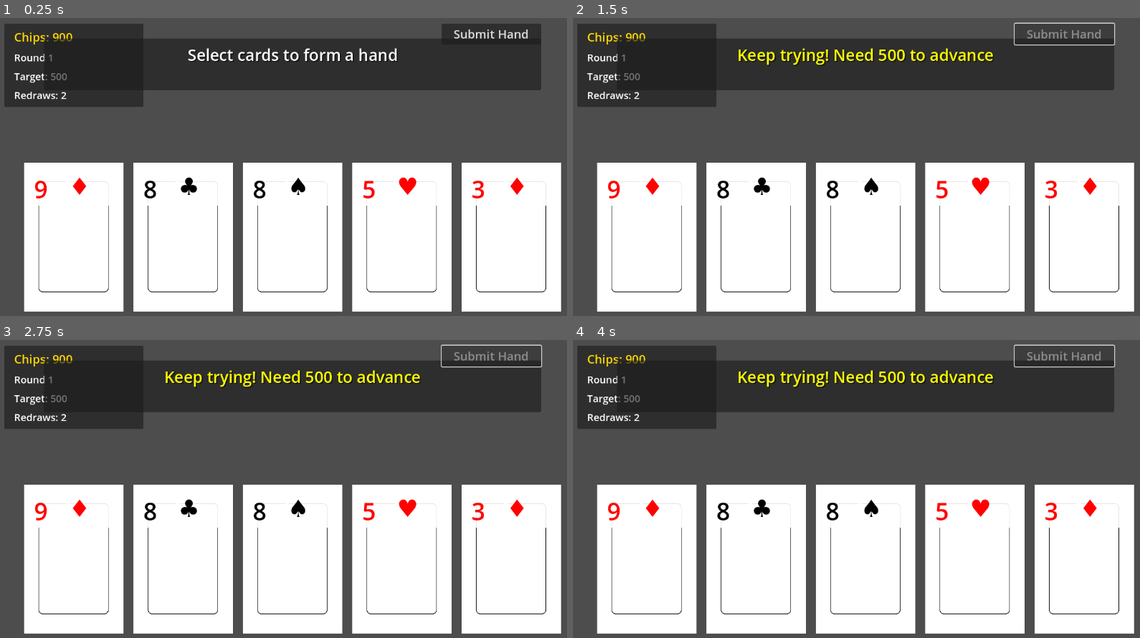
Above: before the commit, frames 1-4 (two rows, left to right).
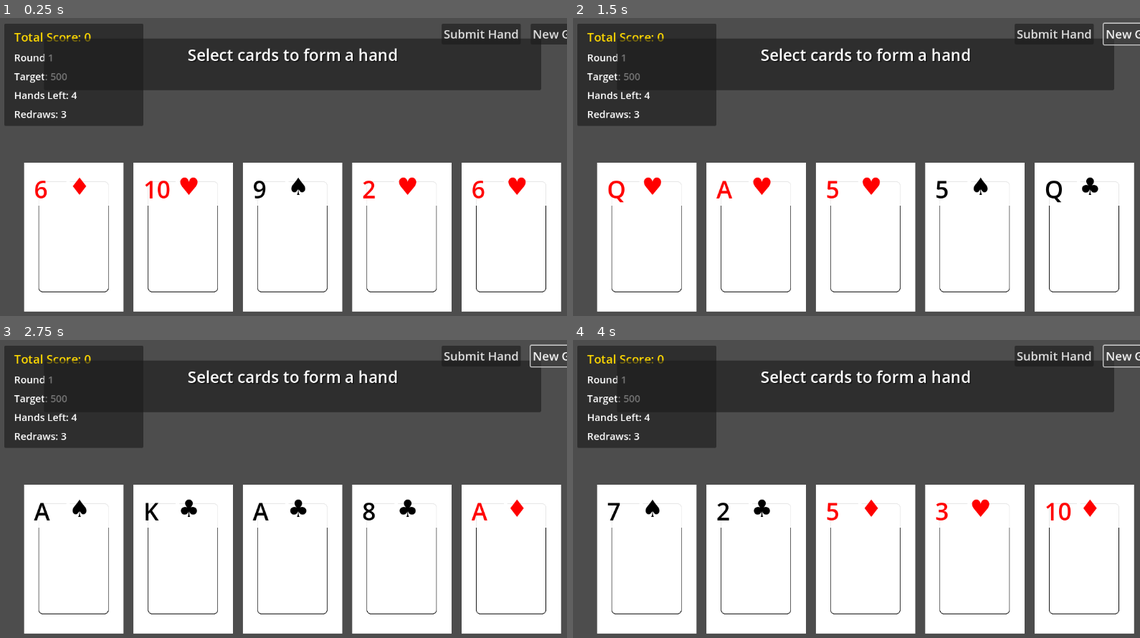
Above: after the commit, the same moments.

Repository: siwanetzu/cardgame
Game: Godot game, scene res://card_manager.tscn
The game is run twice, just before and just after one commit, with the same random seed, the same clock (stepped at 60 frames per second) and the same inputs.
Inputs (mouse positions are in pixels of both pictures, inside the frame that each line leads up to):
- Up to frame 1 (0.25 s): no input
- Up to frame 2 (1.5 s): click "Submit Hand" at 0.5 s; click (1139, 32) at 1.25 s, where only the run after the commit has a clickable "New Game"
- Up to frame 3 (2.75 s): click (566, 354) at 2 s, where only the run after the commit has a clickable "New Game"
- Up to frame 4 (4 s): click (1054, 354) at 2.75 s, where only the run after the commit has a clickable "Submit Hand"; click (1139, 354) at 3.5 s, where only the run after the commit has a clickable "New Game"

The runs differ from the first frame. In frame 1, 3.2% of the frame differs, in the area x 0-100%, y 1-61%; in frame 2, 4.8%, in the area x 0-100%, y 1-63%; in frame 3, 4.4%; in frame 4, 4.3%.

Commit message:
updating score system, hands + redraws

Diff:
--- a/card_manager.gd
+++ b/card_manager.gd
@@ -5,18 +5,20 @@
 @onready var hand_label = $HandDisplay/MarginContainer/VBoxContainer/HandLabel
 @onready var score_label = $HandDisplay/MarginContainer/VBoxContainer/ScoreLabel
 @onready var hand_display = $HandDisplay
-@onready var submit_button = $SubmitButton
-@onready var chips_label = $GameInfo/MarginContainer/VBoxContainer/ChipsLabel
+@onready var submit_button = $ButtonContainer/SubmitButton
+@onready var new_game_button = $ButtonContainer/NewGameButton
+@onready var total_score_label = $GameInfo/MarginContainer/VBoxContainer/ScoreLabel
 @onready var round_label = $GameInfo/MarginContainer/VBoxContainer/RoundLabel
 @onready var target_label = $GameInfo/MarginContainer/VBoxContainer/TargetLabel
+@onready var hands_label = $GameInfo/MarginContainer/VBoxContainer/HandsLabel
 @onready var redraws_label = $GameInfo/MarginContainer/VBoxContainer/RedrawsLabel
+@onready var game_manager = $GameManager
 
 @export var card_scene: PackedScene  # Assign Card.tscn in the Inspector
 
 var selected_cards = []
 var hand_evaluator = HandEvaluator.new()
 var current_score = 0
-var game_manager = GameManager.new()
 
 # Colors for different hand ranks
 const HAND_COLORS = {
@@ -33,23 +35,31 @@
 }
 
 func _ready():
-	add_child(game_manager)
-
 	# Connect signals
-	game_manager.chips_updated.connect(_on_chips_updated)
+	game_manager.chips_updated.connect(_on_score_updated)
 	game_manager.round_updated.connect(_on_round_updated)
 	game_manager.redraws_updated.connect(_on_redraws_updated)
+	game_manager.hands_updated.connect(_on_hands_updated)
 	game_manager.round_completed.connect(_on_round_completed)
+	game_manager.game_over.connect(_on_game_over)
 	submit_button.pressed.connect(_on_submit_pressed)
-
-	draw_hand(5)  # Draw 5 cards when the game starts
+	new_game_button.pressed.connect(_on_new_game_pressed)
+
+	start_new_game()
+
+func start_new_game():
+	game_manager.reset_game()
+	deck.shuffle_deck()
+	draw_hand(5)
 	update_hand_display("Select cards to form a hand", Color(1, 1, 1, 1))
 	update_score_display(0)
+	submit_button.disabled = false
+	new_game_button.disabled = false
 
 func draw_hand(count):
 	if not game_manager.redraw_hand():
-		# Can't redraw - either out of redraws or chips
-		if game_manager.game_over():
+		# Can't redraw - either out of redraws or hands
+		if game_manager.is_game_over():
 			show_game_over()
 		return
 
@@ -69,9 +79,7 @@
 			new_card.rank = card_data.rank
 			new_card.suit = card_data.suit
 			card_container.add_child(new_card)
-			# Connect the selection signal
 			new_card.selection_changed.connect(_on_card_selection_changed)
-			print("Spawned card:", card_data.rank, card_data.suit)
 
 func _on_card_selection_changed(card, is_selected):
 	if is_selected:
@@ -153,8 +161,8 @@
 		score_label.text = "Score: %d" % score
 		# TODO: Add display for active Joker modifiers
 
-func _on_chips_updated(amount: int):
-	chips_label.text = "Chips: %d" % amount
+func _on_score_updated(amount: int):
+	total_score_label.text = "Total Score: %d" % amount
 
 func _on_round_updated(round_num: int, target: int):
 	round_label.text = "Round %d" % round_num
@@ -163,21 +171,60 @@
 func _on_redraws_updated(remaining: int):
 	redraws_label.text = "Redraws: %d" % remaining
 
+func _on_hands_updated(remaining: int):
+	hands_label.text = "Hands Left: %d" % remaining
+
 func _on_round_completed(success: bool, score: int):
 	if success:
-		update_hand_display("Round Complete! +" + str(score) + " chips", Color(0, 1, 0, 1))
+		update_hand_display("Round Complete! +" + str(score) + " points", Color(0, 1, 0, 1))
+		draw_hand(5)  # Automatically draw new hand for next round
 	else:
 		update_hand_display("Keep trying! Need " + str(game_manager.round_target) + " to advance", Color(1, 1, 0, 1))
+
+func _on_game_over(total_score: int, round_reached: int):
+	var message = "Game Over!\nTotal Score: %d - Reached Round %d" % [total_score, round_reached]
+	update_hand_display(message, Color(1, 0, 0, 1))
+	submit_button.disabled = true
+	new_game_button.disabled = false
 
 func _on_submit_pressed():
 	game_manager.submit_hand(current_score)
 	submit_button.disabled = true
 
-func show_game_over():
-	update_hand_display("Game Over! Final Score: " + str(game_manager.current_chips), Color(1, 0, 0, 1))
-	submit_button.disabled = true
+	# Get the indices of selected cards to maintain position
+	var selected_indices = []
+	var all_cards = card_container.get_children()
+	for card in selected_cards:
+		selected_indices.append(all_cards.find(card))
+	selected_indices.sort()  # Sort to process from left to right
+
+	# Remove only the selected cards
+	for card in selected_cards:
+		card.queue_free()
+
+	# Draw new cards in the same positions
+	for idx in selected_indices:
+		var card_data = deck.draw_card()
+		if card_data:
+			var new_card = card_scene.instantiate()
+			new_card.rank = card_data.rank
+			new_card.suit = card_data.suit
+			card_container.add_child(new_card)
+			card_container.move_child(new_card, idx)  # Move to original position
+			new_card.selection_changed.connect(_on_card_selection_changed)
+
+	selected_cards.clear()
+	current_score = 0
+	update_score_display(0)
+
+func _on_new_game_pressed():
+	start_new_game()
 
 # Space bar now only works if we can redraw
 func _input(event):
 	if event.is_action_pressed("ui_accept"):
 		draw_hand(5)
+
+func show_game_over():
+	update_hand_display("Game Over! Final Score: " + str(game_manager.current_chips), Color(1, 0, 0, 1))
+	submit_button.disabled = true
--- a/card_manager.tscn
+++ b/card_manager.tscn
@@ -1,12 +1,16 @@
-[gd_scene load_steps=4 format=3 uid="uid://4qu2xk2c77wv"]
+[gd_scene load_steps=5 format=3 uid="uid://4qu2xk2c77wv"]
 
 [ext_resource type="Script" path="res://card_manager.gd" id="1_6miio"]
 [ext_resource type="PackedScene" uid="uid://cqjh4748offt0" path="res://card.tscn" id="2_7w3n1"]
 [ext_resource type="PackedScene" uid="uid://byfesufh0rm42" path="res://Deck.tscn" id="2_oht2j"]
+[ext_resource type="Script" path="res://game_manager.gd" id="4_u8n2k"]
 
 [node name="CardManager" type="Node2D"]
 script = ExtResource("1_6miio")
 card_scene = ExtResource("2_7w3n1")
+
+[node name="GameManager" type="Node" parent="."]
+script = ExtResource("4_u8n2k")
 
 [node name="Deck" parent="." instance=ExtResource("2_oht2j")]
 
@@ -27,11 +31,11 @@
 layout_mode = 2
 theme_override_constants/separation = 10
 
-[node name="ChipsLabel" type="Label" parent="GameInfo/MarginContainer/VBoxContainer"]
+[node name="ScoreLabel" type="Label" parent="GameInfo/MarginContainer/VBoxContainer"]
 layout_mode = 2
 theme_override_colors/font_color = Color(1, 0.85, 0, 1)
 theme_override_font_sizes/font_size = 24
-text = "Chips: 1000"
+text = "Total Score: 0"
 
 [node name="RoundLabel" type="Label" parent="GameInfo/MarginContainer/VBoxContainer"]
 layout_mode = 2
@@ -43,10 +47,15 @@
 theme_override_font_sizes/font_size = 20
 text = "Target: 500"
 
+[node name="HandsLabel" type="Label" parent="GameInfo/MarginContainer/VBoxContainer"]
+layout_mode = 2
+theme_override_font_sizes/font_size = 20
+text = "Hands Left: 4"
+
 [node name="RedrawsLabel" type="Label" parent="GameInfo/MarginContainer/VBoxContainer"]
 layout_mode = 2
 theme_override_font_sizes/font_size = 20
-text = "Redraws: 3"
+text = "Redraws: 4"
 
 [node name="CardContainer" type="HBoxContainer" parent="."]
 anchors_preset = 8
@@ -106,10 +115,21 @@
 horizontal_alignment = 1
 vertical_alignment = 1
 
-[node name="SubmitButton" type="Button" parent="."]
+[node name="ButtonContainer" type="HBoxContainer" parent="."]
 offset_left = 900.0
 offset_top = 20.0
 offset_right = 1100.0
 offset_bottom = 60.0
+theme_override_constants/separation = 20
+
+[node name="SubmitButton" type="Button" parent="ButtonContainer"]
+layout_mode = 2
+size_flags_horizontal = 3
 theme_override_font_sizes/font_size = 24
 text = "Submit Hand"
+
+[node name="NewGameButton" type="Button" parent="ButtonContainer"]
+layout_mode = 2
+size_flags_horizontal = 3
+theme_override_font_sizes/font_size = 24
+text = "New Game"
--- a/game_manager.gd
+++ b/game_manager.gd
@@ -1,60 +1,75 @@
 extends Node
-
-class_name GameManager
 
 signal chips_updated(new_amount: int)
 signal round_updated(round_num: int, target: int)
 signal redraws_updated(remaining: int)
+signal hands_updated(remaining: int)
 signal round_completed(success: bool, score: int)
+signal game_over(total_score: int, round_reached: int)
 
-var current_chips: int = 1000  # Starting chips
+var total_score: int = 0
 var current_round: int = 1
-var redraws_remaining: int = 3  # Redraws per round
+var redraws_remaining: int = 4  # Start with 4 redraws per round
+var hands_remaining: int = 4    # Start with 4 hands per round
 var round_target: int = 500    # Initial target score
 
 # Round target increases with each round
 const TARGET_INCREASE_FACTOR = 1.5
-# Cost in chips to redraw
-const REDRAW_COST = 100
+const STARTING_HANDS = 4
+const STARTING_REDRAWS = 4
 
 func _ready():
-	emit_signal("chips_updated", current_chips)
+	reset_game()
+
+func reset_game():
+	total_score = 0
+	current_round = 1
+	round_target = 500
+	reset_round_resources()
+
+	emit_signal("chips_updated", total_score)
 	emit_signal("round_updated", current_round, round_target)
 	emit_signal("redraws_updated", redraws_remaining)
+	emit_signal("hands_updated", hands_remaining)
+
+func reset_round_resources():
+	redraws_remaining = STARTING_REDRAWS
+	hands_remaining = STARTING_HANDS
 
 func start_new_round():
 	current_round += 1
-	redraws_remaining = 3
-	# Increase target score for next round
 	round_target = int(round_target * TARGET_INCREASE_FACTOR)
+	reset_round_resources()
 
 	emit_signal("round_updated", current_round, round_target)
 	emit_signal("redraws_updated", redraws_remaining)
+	emit_signal("hands_updated", hands_remaining)
 
 func can_redraw() -> bool:
-	return redraws_remaining > 0 and current_chips >= REDRAW_COST
+	return redraws_remaining > 0 and hands_remaining > 0
 
-func redraw_hand():
+func redraw_hand() -> bool:
 	if can_redraw():
 		redraws_remaining -= 1
-		current_chips -= REDRAW_COST
 		emit_signal("redraws_updated", redraws_remaining)
-		emit_signal("chips_updated", current_chips)
 		return true
 	return false
 
 func submit_hand(score: int):
-	# Convert score to chips (1:1 for now, can be adjusted)
-	var chips_earned = score
-	current_chips += chips_earned
+	hands_remaining -= 1
+	total_score += score
 
 	var round_success = score >= round_target
 	emit_signal("round_completed", round_success, score)
-	emit_signal("chips_updated", current_chips)
+	emit_signal("chips_updated", total_score)
+	emit_signal("hands_updated", hands_remaining)
 
 	if round_success:
 		start_new_round()
+	elif hands_remaining <= 0:
+		# Game over if no hands left and target not reached
+		emit_signal("game_over", total_score, current_round)
 
-func game_over() -> bool:
-	# Game is over if we can't afford to redraw and have no redraws left
-	return current_chips < REDRAW_COST and redraws_remaining == 0
+func is_game_over() -> bool:
+	# Game is over if we're out of hands and haven't reached the target
+	return hands_remaining <= 0
